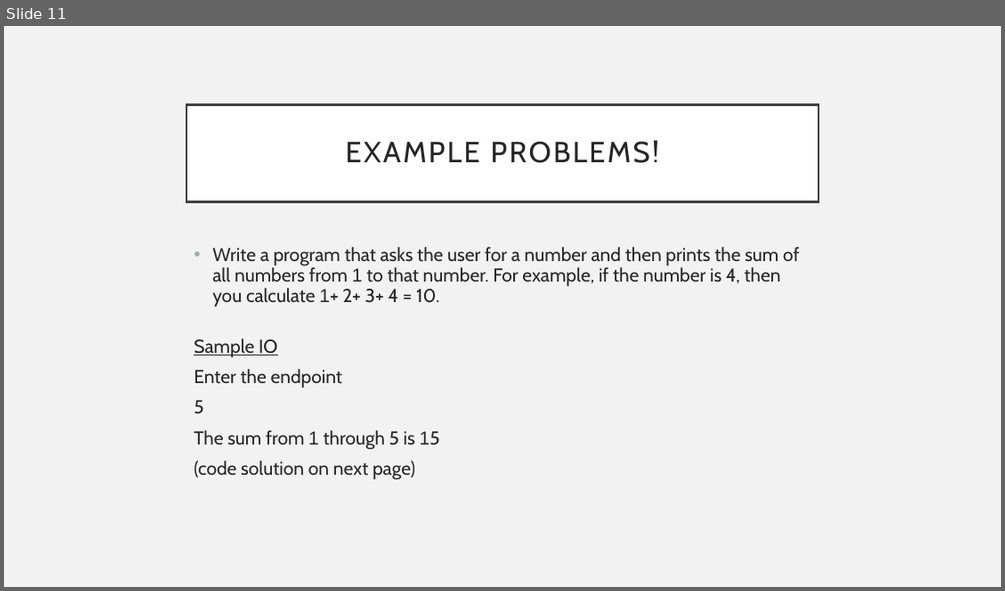
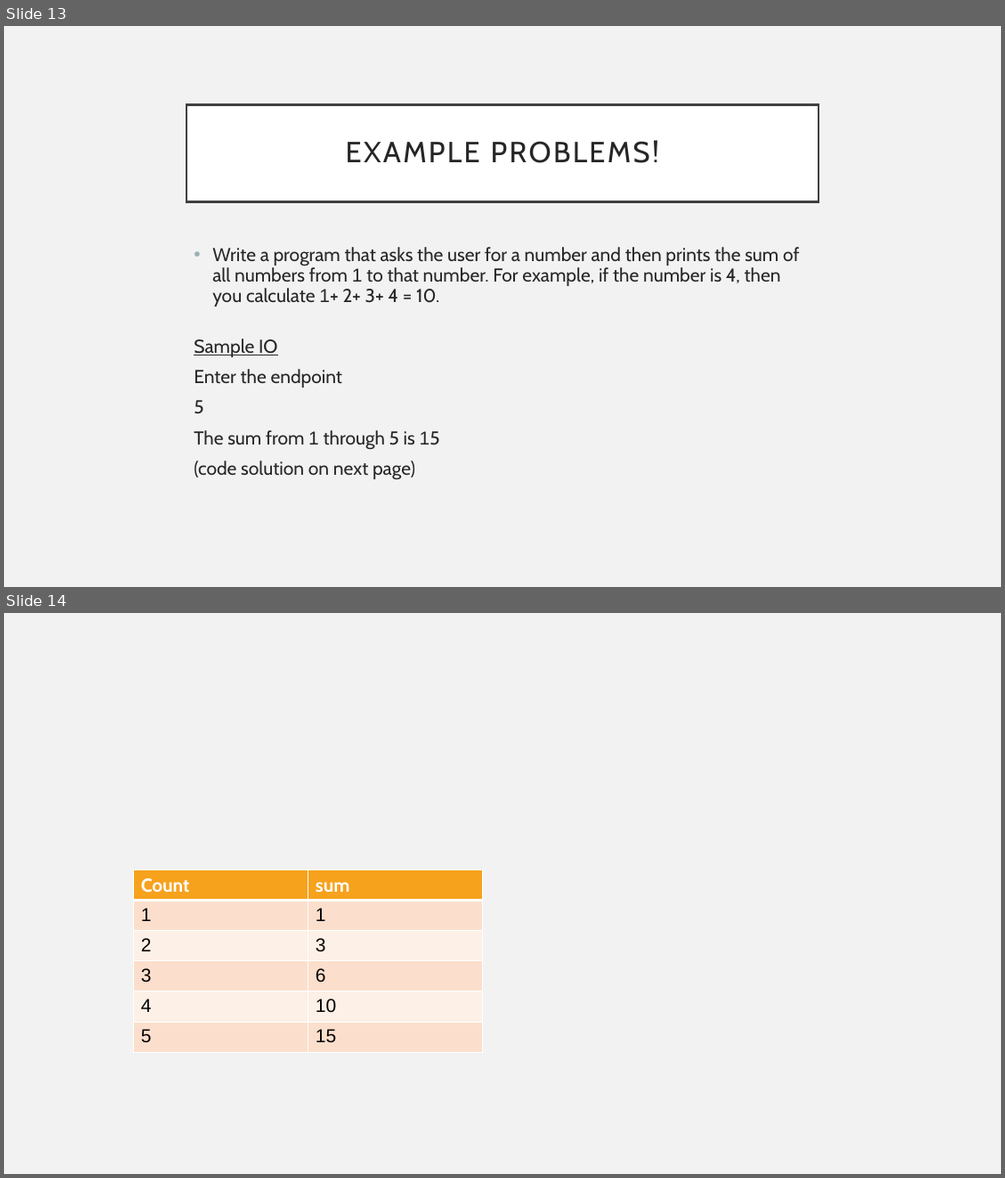
Before and after one commit to rsera/Junior-Knights, a slide deck: Python Day 4 While Loops.pptx. Shown one above the other, each under a label of ours: slide 11 before the commit, slides 13 and 14 after it. The pictures are 1005x591 and 1005x1178 pixels, drawn with LibreOffice and Linux fonts; fonts in the diff are those of the drawing. Boxes give left, top, right and bottom in pixels: in the first picture for what was removed or moved away, otherwise in the second. Text is boxed around its words. In the diff, an @@ line names an element or a change of style, - is before the commit and + after.

```diff
--- a/Python Day 4 While Loops.pptx
+++ b/Python Day 4 While Loops.pptx
@@ slide 14 added at [4, 613, 1001, 1174], background #F2F2F2 @@
@@ table added at [133, 870, 484, 1052], 6 rows, 2 columns @@
+Count | sum
+1 | 1
+2 | 3
+3 | 6
+4 | 10
+5 | 15
@@ what was slide 11 is now slide 13 @@
```
Also in this commit, not shown: 2 other slides added, 2 other files.
